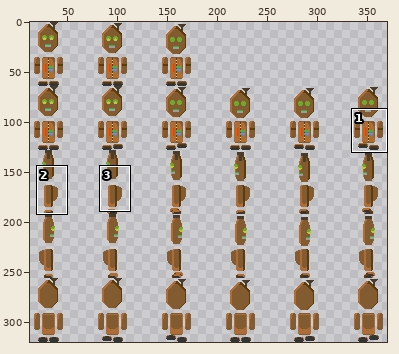
One commit to this sprite sheet: Data/__RAW/actors/player.png. Above, an overview of the earlier version with the close-up marked.
Close-up. As it was:
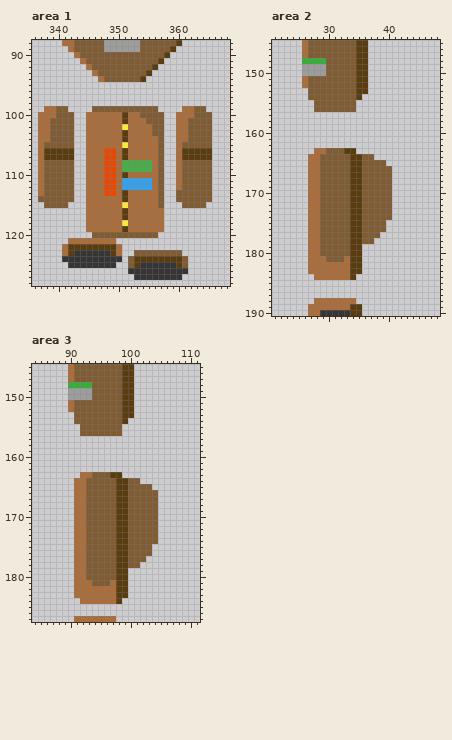
The file is 384x320 pixels. Shown: area 1: x 336..368, y 88..128; area 2: x 21..48, y 145..190; area 3: x 84..111, y 145..187. The wide view leaves out empty margins. The commit also changed other parts of the picture, which this record leaves out.
The same view after the edit:
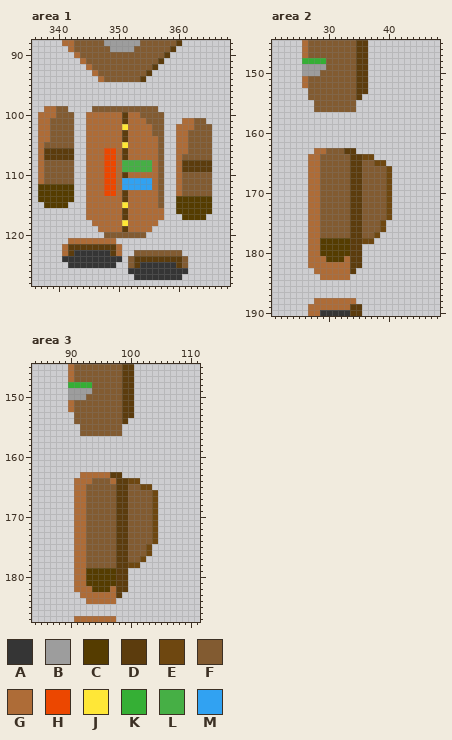
Palette (. is transparent): A #353535  B #9d9d9d  C #553c00  D #5c3c0d  E #6e4710  F #825b31  G #ae6c37  H #ec4700  J #ffe737  K #35af35  L #46af45  M #31a2f2
The exact change:
Area 1:
Colour C is added in row 115 at x 360 and 365; in row 116 at x 360 to 365; in row 117 at x 361 to 364.
Colour C replaces colour F in rows 112 to 113 at x 338 to 342; in row 114 at x 337 to 342 and 360 to 365; in row 115 at x 338 to 341 and 361 to 364.
Colour C replaces colour G in rows 112 to 113 at x 337.
Colour D replaces colour F in rows 108 to 109 at x 361 to 365.
Colour F replaces colour B in row 89 at x 348 and 353.
Colour F replaces colour D in row 106 at x 362 to 365; in row 107 at x 361 to 365.
Colour G replaces colour D in row 106 at x 361.
Colour G replaces colour F in rows 101 to 102 at x 362; in row 105 at x 361; in row 113 at x 360.
The author cleared colour F in row 99 at x 363 to 364; in row 100 at x 363 to 365; in row 101 at x 365; in row 120 at x 346 to 347 and 355 to 356.
The author cleared colour G in row 99 at x 361 to 362; in row 100 at x 360 to 362; in row 101 at x 360; in row 118 at x 345 and 357; in row 119 at x 345 to 346 and 356 to 357.
Area 2:
Colour C replaces colour F in rows 178 to 180 at x 29 to 33; in row 181 at x 30 to 32.
Colour E replaces colour F in row 164 at x 36 to 37; in row 165 at x 38 to 39; in rows 166 to 174 at x 40; in rows 175 to 176 at x 39; in row 177 at x 38; in row 178 at x 36 to 37.
Colour F replaces colour B in row 150 at x 29.
The author cleared colour D in row 183 at x 35; in row 184 at x 34.
The author cleared colour G in row 183 at x 27; in row 184 at x 28.
Area 3:
Colour C replaces colour F in rows 179 to 180 at x 93 to 97; in row 181 at x 94 to 96.
Colour C replaces colour G in row 181 at x 93 and 97; in row 182 at x 94 to 96.
Colour E replaces colour F in row 164 at x 100 to 101; in row 165 at x 102 to 103; in rows 166 to 174 at x 104; in rows 175 to 176 at x 103; in row 177 at x 102; in row 178 at x 100 to 101.
Colour F replaces colour B in row 150 at x 93.
Colour G replaces colour F in row 163 at x 94 to 96; in row 164 at x 93 and 97.
The author cleared colour D in row 183 at x 99; in row 184 at x 98.
The author cleared colour G in row 183 at x 91; in row 184 at x 92.
